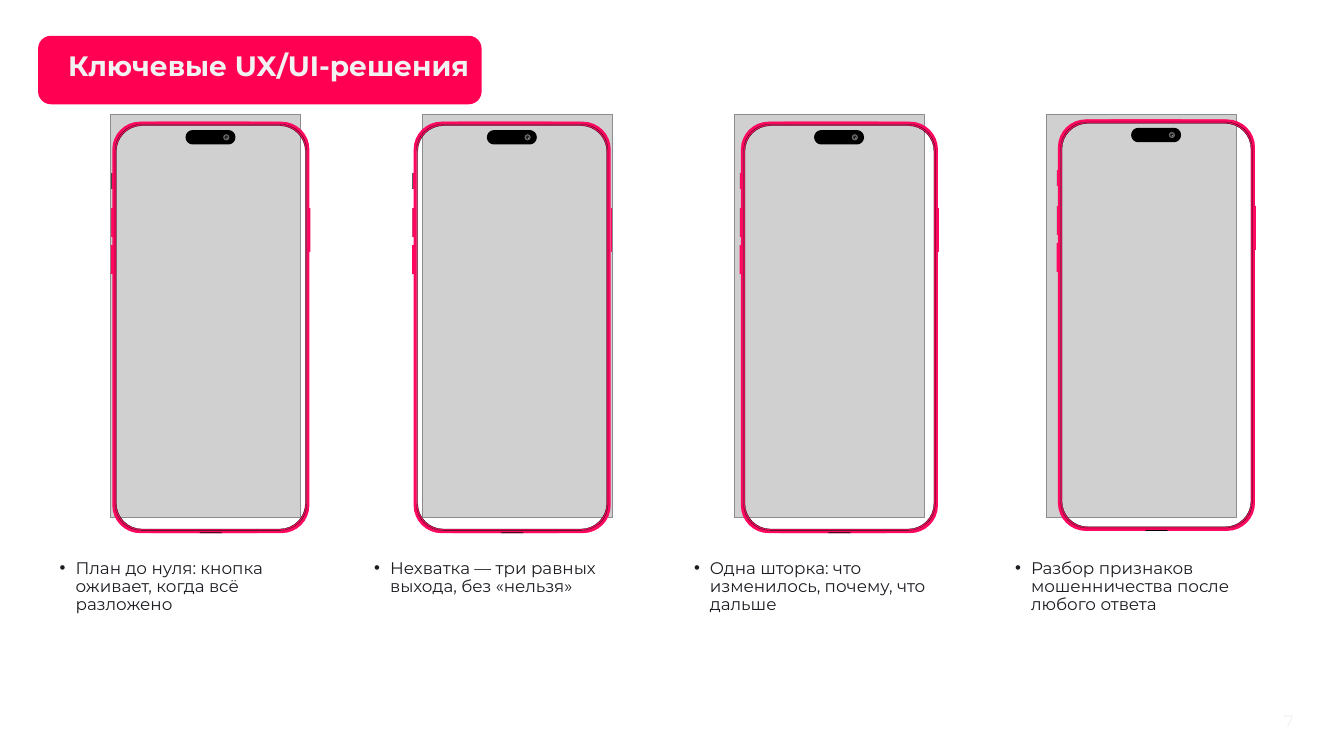
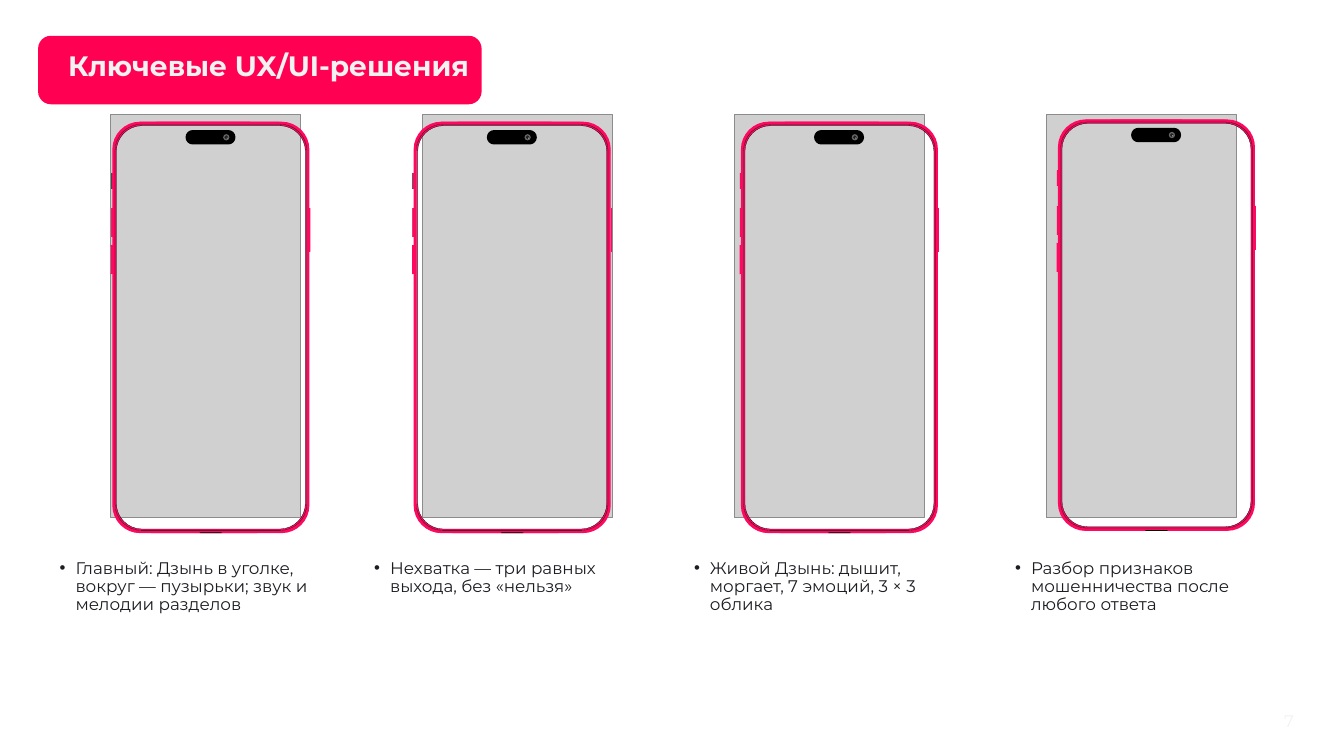
Before and after one commit to Alienstemple/fin_edu_app, a slide deck: slide 7 of docs/submission/Питомец-Дзынь-презентация.pptx. Drawn at 1344x756 pixels with LibreOffice and Linux fonts; fonts in the diff are those of the drawing; grey boxes stand for pictures; background and template pictures are left out. Boxes give left, top, right and bottom in pixels: in the first picture for what was removed or moved away, otherwise in the second. Text is boxed around its words. In the diff, an @@ line names an element or a change of style, - is before the commit and + after.

```diff
--- a/docs/submission/Питомец-Дзынь-презентация.pptx
+++ b/docs/submission/Питомец-Дзынь-презентация.pptx
@@ text at [76,561,308,614]: text changed @@
-• План до нуля: кнопка оживает, когда всё разложено
+• Главный: Дзынь в уголке, вокруг — пузырьки; звук и мелодии разделов
@@ text at [710,561,915,610]: text changed @@
-• Одна шторка: что изменилось, почему, что дальше
+• Живой Дзынь: дышит, моргает, 7 эмоций, 3 × 3 облика
```
Also in this commit, not shown: 1 other slide changed, 6 other files.
